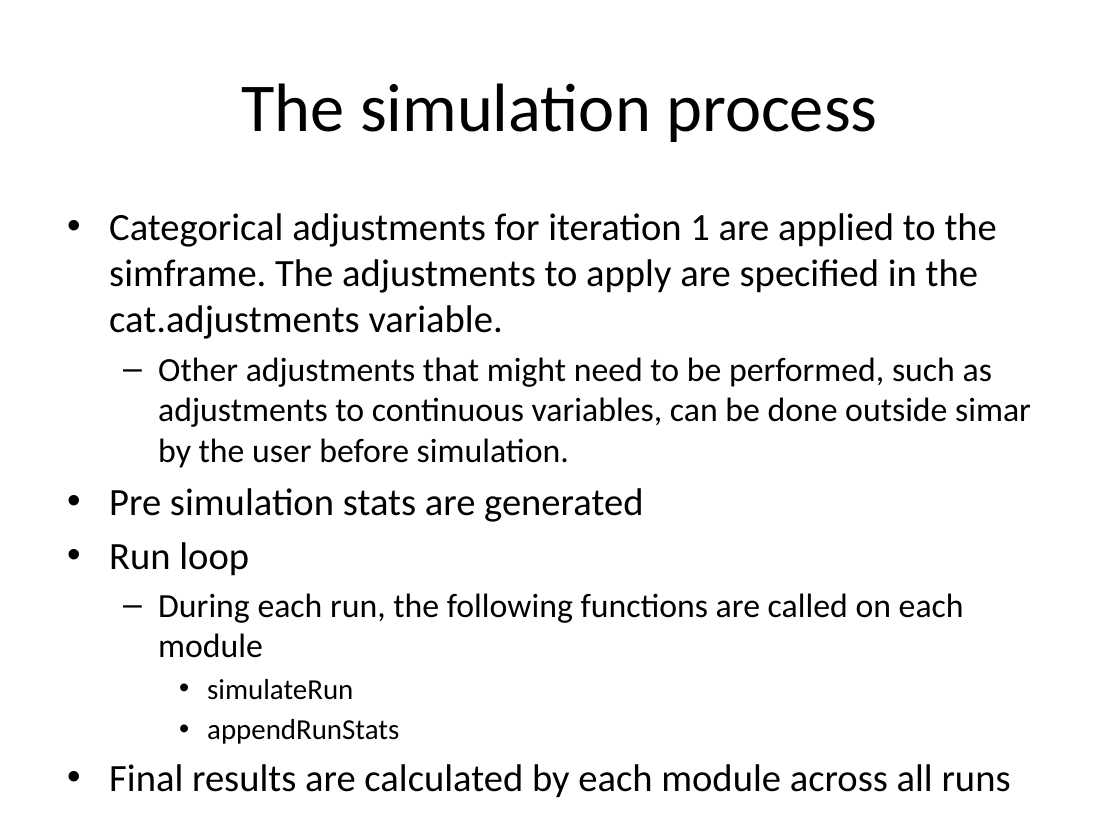
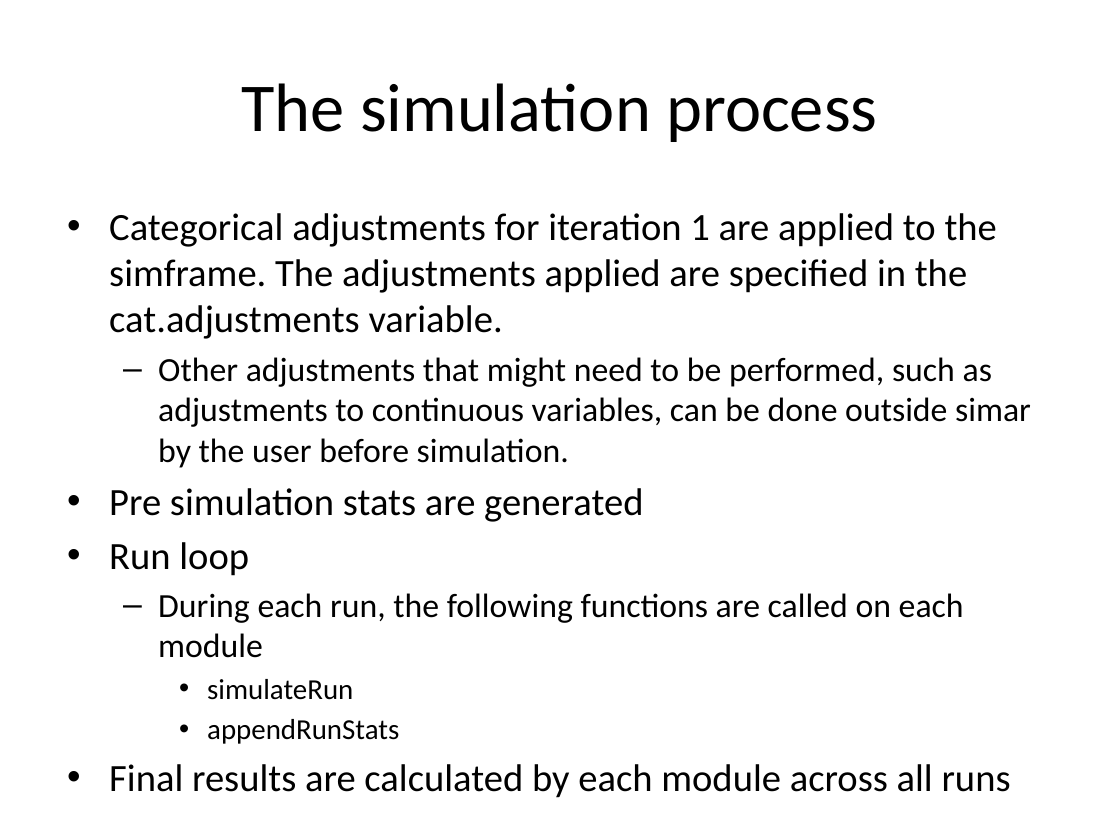
Before and after one commit to compassresearchcentre/simario, a slide deck: slide 16 of docs/Simar overview.pptx (slide 14 before the commit). Drawn at 1120x840 pixels with LibreOffice and Linux fonts; fonts in the diff are those of the drawing. Boxes give left, top, right and bottom in pixels: in the first picture for what was removed or moved away, otherwise in the second. Text is boxed around its words. In the diff, an @@ line names an element or a change of style, - is before the commit and + after.

```diff
--- a/docs/Simar overview.pptx
+++ b/docs/Simar overview.pptx
@@ text at <box>109,213,997,339</box>: text changed @@
-• Categorical adjustments for iteration 1 are applied to the simframe. The adjustments to apply are specified in the cat.adjustments variable.
+• Categorical adjustments for iteration 1 are applied to the simframe. The adjustments applied are specified in the cat.adjustments variable.
```
Also in this commit, not shown: 2 other slides changed, 2 slides added, 14 other files.
